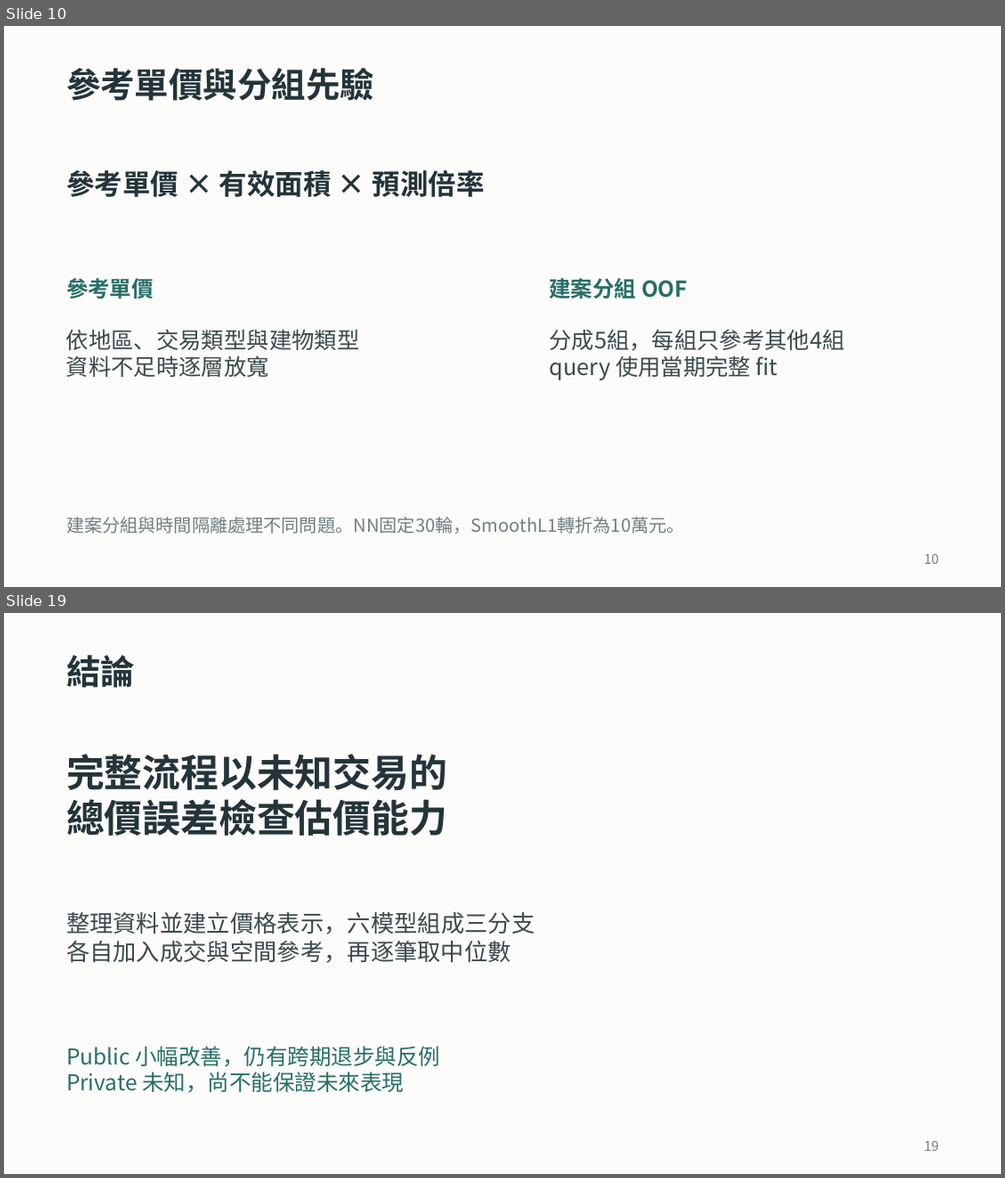
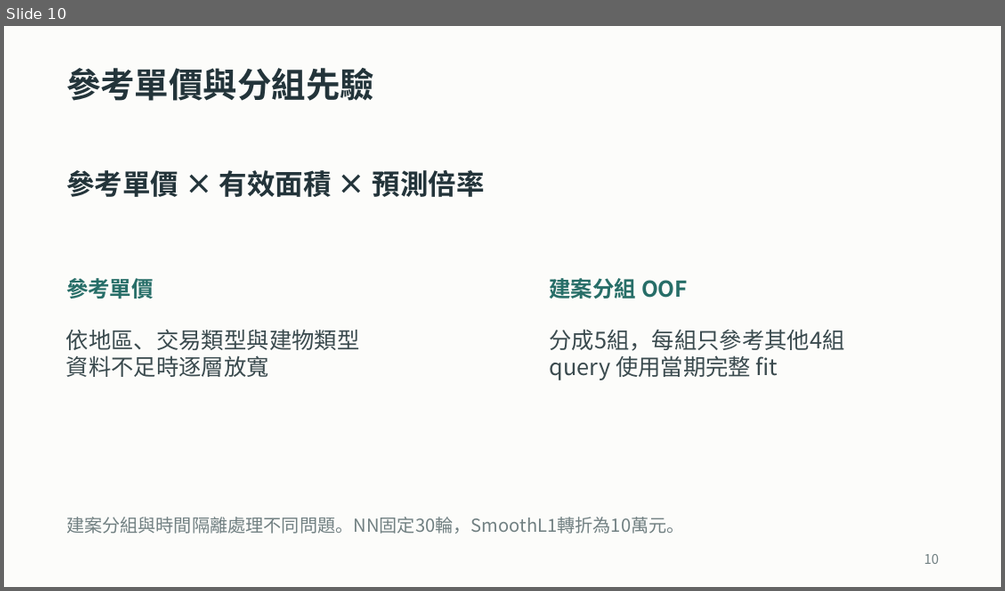
Before and after one commit to ziyi930108/nycu-house-price-regression, a slide deck: teaching/final_presentation/台灣房屋銷售價格預測挑戰賽_上台簡報.pptx. Shown one above the other, each under a label of ours: slides 10 and 19 before the commit, slide 10 after it; the slides between them are not shown. The pictures are 1005x1178 and 1005x591 pixels, drawn with LibreOffice and Linux fonts; fonts in the diff are those of the drawing. Boxes give left, top, right and bottom in pixels: in the first picture for what was removed or moved away, otherwise in the second. Text is boxed around its words. In the diff, an @@ line names an element or a change of style, - is before the commit and + after.

```diff
--- a/teaching/final_presentation/台灣房屋銷售價格預測挑戰賽_上台簡報.pptx
+++ b/teaching/final_presentation/台灣房屋銷售價格預測挑戰賽_上台簡報.pptx
@@ slide 19 removed at (4,613,1001,1174), background #FCFCFA @@
@@ text removed at (66,655,135,688) @@
-結論
@@ text removed at (66,754,447,835) @@
-完整流程以未知交易的
-總價誤差檢查估價能力
@@ text removed at (66,912,534,963) @@
-整理資料並建立價格表示，六模型組成三分支
-各自加入成交與空間參考，再逐筆取中位數
@@ text removed at (66,1046,440,1093) @@
-Public 小幅改善，仍有跨期退步與反例
-Private 未知，尚不能保證未來表現
@@ text removed at (924,1141,939,1151) @@
-19
```
Also in this commit, not shown: 6 slides changed, 3 slides added, 8 other slides removed, 25 other files.
